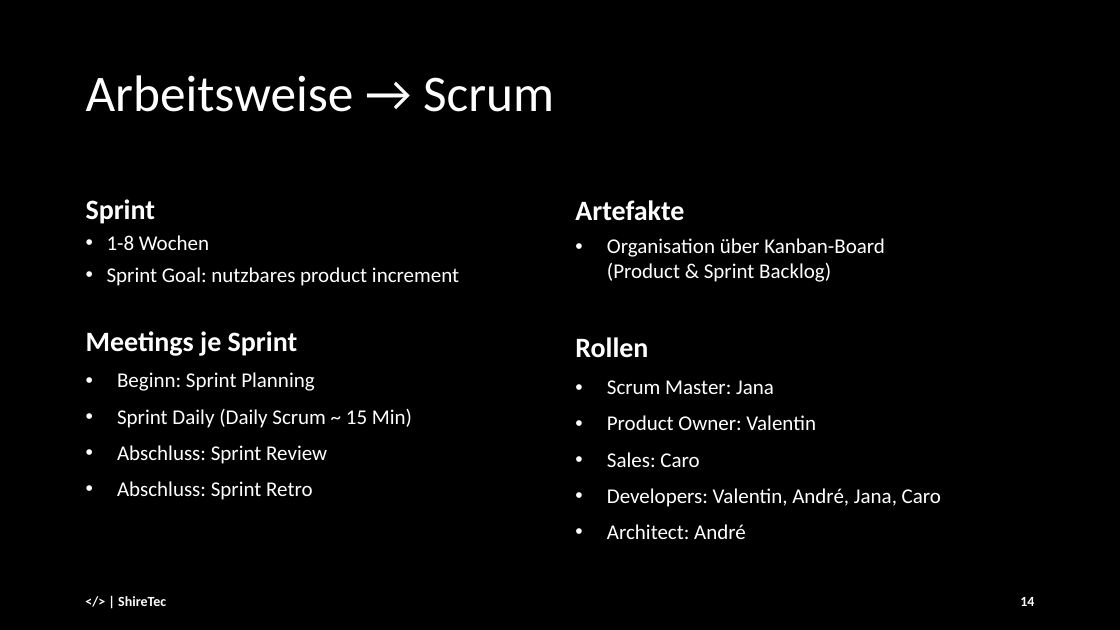
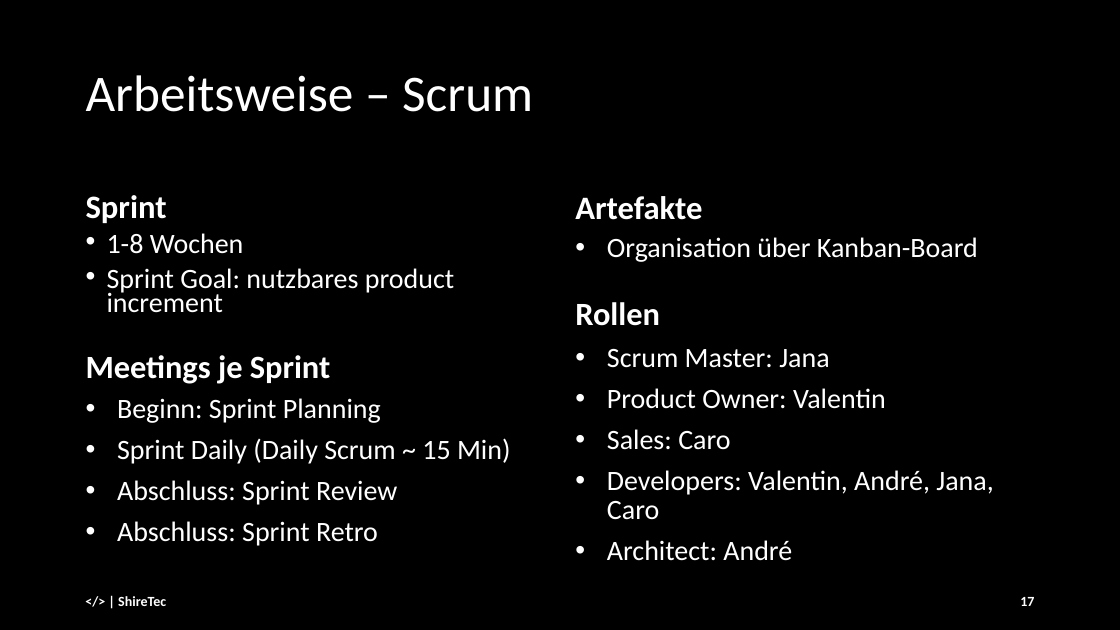
Before and after one commit to andre-anan-gilbert/Real-time-Facial-Age-and-Emotion-Recognition, a slide deck: slide 17 of docs/Final_Presentation_25_01_ [Autosaved].pptx (slide 14 before the commit). Drawn at 1120x630 pixels with LibreOffice and Linux fonts; fonts in the diff are those of the drawing. Boxes give left, top, right and bottom in pixels: in the first picture for what was removed or moved away, otherwise in the second. Text is boxed around its words. In the diff, an @@ line names an element or a change of style, - is before the commit and + after.

```diff
--- a/docs/Final_Presentation_25_01_ [Autosaved].pptx
+++ b/docs/Final_Presentation_25_01_ [Autosaved].pptx
@@ title at box(86, 75, 533, 112): text changed @@
-Arbeitsweise → Scrum
+Arbeitsweise – Scrum
@@ text "Sprint" at box(86, 195, 167, 223): size 24 to 28 pt @@
@@ text "Artefakte" at box(575, 196, 702, 220): size 24 to 28 pt @@
@@ text "1-8 Wochen" at box(86, 233, 511, 546): size 18 to 24.1 pt in "1-8 Wochen", "Sprint Goal: nutzbares product increment", "Beginn: Sprint Planning", "Sprint Daily (Daily Scrum ~ 15 Min)" and 2 more places; size 24 to 27.8 pt in "Meetings je Sprint"; line spacing 0.8 to 0.7; line spacing 0.97 to 0.87 @@
@@ text at box(607, 237, 978, 262): text changed; size 18 to 24.1 pt @@
-• Organisation über Kanban-Board
-  (Product & Sprint Backlog)
+• Organisation über Kanban-Board
@@ text at box(575, 302, 993, 561): size 24 to 27.8 pt in "Rollen"; size 18 to 24.1 pt in "Scrum Master: Jana", "Product Owner: Valentin", "Sales: Caro", "Developers: Valentin, André, Jana, Caro" and 1 more places; line spacing 0.97 to 0.87 @@
@@ page number at box(1020, 597, 1034, 606): text changed @@
-14
+17
```
Also in this commit, not shown: 18 other slides changed, 7 slides added, 1 slide removed.
